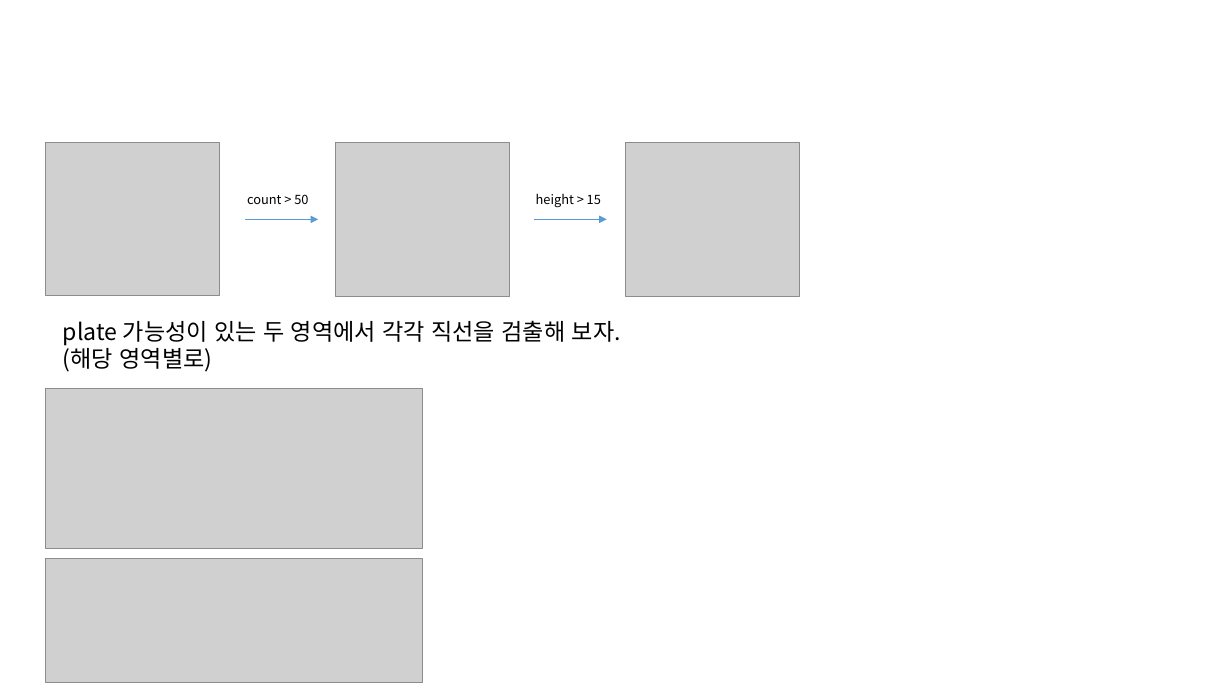
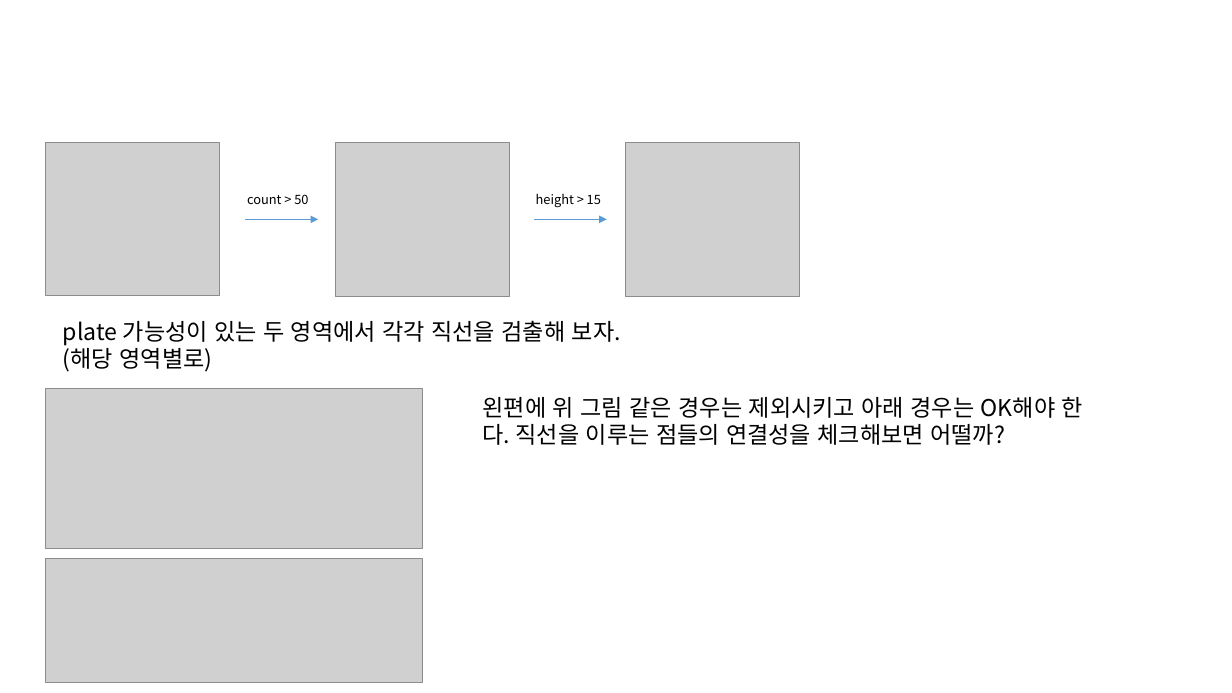
Before and after one commit to mike-kang/test_perspective, a slide deck: slide 5 of dewarp_test.pptx. Drawn at 1232x693 pixels with LibreOffice and Linux fonts; fonts in the diff are those of the drawing; grey boxes stand for pictures. Boxes give left, top, right and bottom in pixels: in the first picture for what was removed or moved away, otherwise in the second. Text is boxed around its words. In the diff, an @@ line names an element or a change of style, - is before the commit and + after.

```diff
--- a/dewarp_test.pptx
+++ b/dewarp_test.pptx
@@ text added at (x1=483, y1=397, x2=1083, y2=445), 18 pt, text #000000 @@
+왼편에 위 그림 같은 경우는 제외시키고 아래 경우는 OK해야 한다. 직선을 이루는 점들의 연결성을 체크해보면 어떨까?
```
Also in this commit, not shown: 6 other files.
